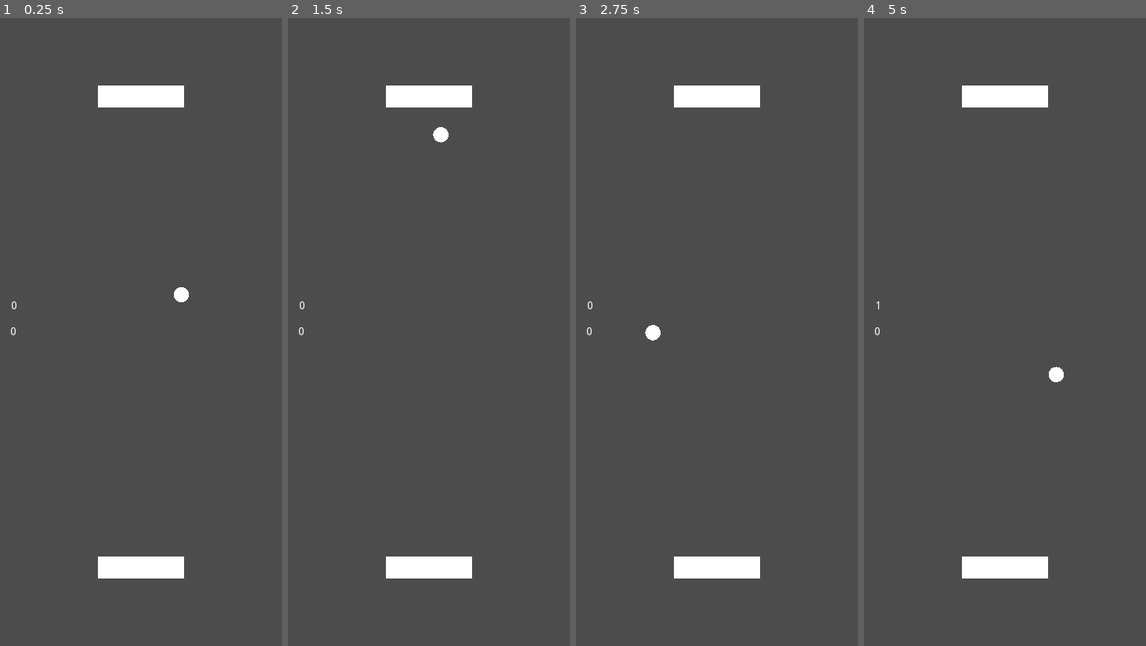
Above: before the commit, frames 1-4 (left to right).
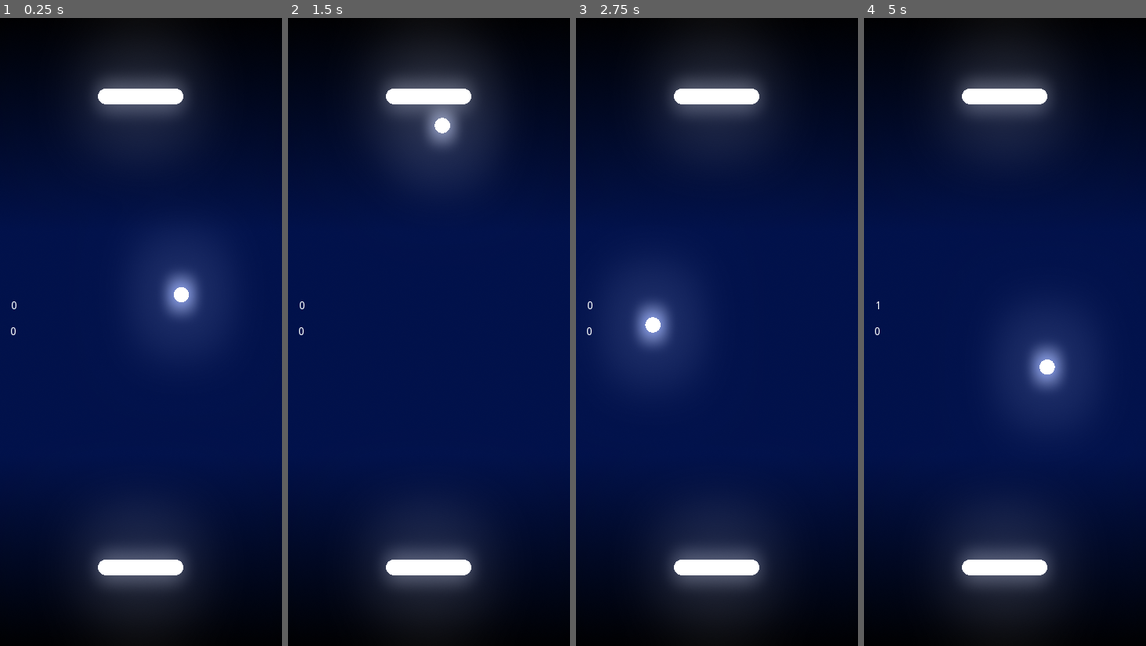
Above: after the commit, the same moments.

Repository: EmilienLeroy/DuoPong
Game: Godot game, scene res://main.tscn
The game is run twice, just before and just after one commit, with the same random seed, the same clock (stepped at 60 frames per second) and the same inputs.
Inputs (mouse positions are in pixels of both pictures, inside the frame that each line leads up to):
- Up to frame 1 (0.25 s): no input
- Up to frame 2 (1.5 s): move the mouse to (491, 300) at 0.52 s; move the mouse to (372, 363) at 1.27 s
- Up to frame 3 (2.75 s): move the mouse to (745, 193) at 2.02 s
- Up to frame 4 (5 s): move the mouse to (990, 457) at 2.77 s; move the mouse to (1089, 426) at 3.52 s; move the mouse to (920, 237) at 4.27 s

The runs differ from the first frame. In frame 1, 98% of the frame differs, in the area x 0-100%, y 0-100%; in frame 2, 98%; in frame 3, 98%; in frame 4, 98%.

Commit message:
💄 Improve style of the game

Diff:
--- /dev/null
+++ b/assets/color.gdshader
@@ -0,0 +1,8 @@
+shader_type canvas_item;
+
+uniform vec4 color : hint_color;
+
+void fragment() {
+    COLOR.rgb = color.rgb;
+    COLOR.a = texture(TEXTURE, UV).a;
+}
--- a/entities/ball/ball.tscn
+++ b/entities/ball/ball.tscn
@@ -1,6 +1,7 @@
-[gd_scene load_steps=4 format=2]
+[gd_scene load_steps=5 format=2]
 
 [ext_resource path="res://entities/ball/ball.gd" type="Script" id=1]
+[ext_resource path="res://assets/light.png" type="Texture" id=2]
 
 [sub_resource type="SphereMesh" id=1]
 
@@ -15,3 +16,9 @@
 
 [node name="Collision" type="CollisionShape2D" parent="."]
 shape = SubResource( 2 )
+
+[node name="Light2D" type="Light2D" parent="."]
+position = Vector2( -1.90735e-06, -1.90735e-06 )
+scale = Vector2( 0.0432129, 0.0432129 )
+texture = ExtResource( 2 )
+energy = 0.5
--- a/entities/player/player.tscn
+++ b/entities/player/player.tscn
@@ -1,20 +1,35 @@
-[gd_scene load_steps=4 format=2]
+[gd_scene load_steps=7 format=2]
 
 [ext_resource path="res://entities/player/player.gd" type="Script" id=1]
+[ext_resource path="res://assets/player.png" type="Texture" id=2]
+[ext_resource path="res://assets/color.gdshader" type="Shader" id=3]
 
-[sub_resource type="CubeMesh" id=1]
+[sub_resource type="ShaderMaterial" id=4]
+shader = ExtResource( 3 )
+shader_param/color = Color( 1.2, 1.2, 1.2, 1 )
 
-[sub_resource type="RectangleShape2D" id=2]
-extents = Vector2( 55, 14.5 )
+[sub_resource type="RectangleShape2D" id=1]
+extents = Vector2( 45.5, 10 )
+
+[sub_resource type="CircleShape2D" id=2]
 
 [node name="Player" type="KinematicBody2D"]
 script = ExtResource( 1 )
 
-[node name="Texture" type="MeshInstance2D" parent="."]
-position = Vector2( -0.125, 0.16129 )
-scale = Vector2( 54.875, 14.1613 )
-mesh = SubResource( 1 )
+[node name="Sprite" type="Sprite" parent="."]
+material = SubResource( 4 )
+position = Vector2( -0.437504, -0.124999 )
+scale = Vector2( 0.193041, 0.189904 )
+texture = ExtResource( 2 )
 
 [node name="Collision" type="CollisionShape2D" parent="."]
-position = Vector2( -0.25, 0.5 )
+position = Vector2( -0.5, 0 )
+shape = SubResource( 1 )
+
+[node name="CollisionLeft" type="CollisionShape2D" parent="."]
+position = Vector2( -45, 0 )
 shape = SubResource( 2 )
+
+[node name="CollisionRight" type="CollisionShape2D" parent="."]
+position = Vector2( 44, 0 )
+shape = SubResource( 2 )
--- a/main.tscn
+++ b/main.tscn
@@ -1,7 +1,24 @@
-[gd_scene load_steps=2 format=2]
+[gd_scene load_steps=4 format=2]
 
 [ext_resource path="res://scenes/game/game.tscn" type="PackedScene" id=1]
+[ext_resource path="res://assets/background.png" type="Texture" id=2]
+
+[sub_resource type="Environment" id=1]
+background_mode = 4
+glow_enabled = true
+glow_intensity = 1.0
+glow_strength = 0.95
+glow_blend_mode = 0
+glow_bicubic_upscale = true
 
 [node name="Main" type="Node2D"]
 
+[node name="Sprite" type="Sprite" parent="."]
+position = Vector2( 179.812, 399.492 )
+scale = Vector2( 0.241266, 0.241266 )
+texture = ExtResource( 2 )
+
+[node name="WorldEnvironment" type="WorldEnvironment" parent="."]
+environment = SubResource( 1 )
+
 [node name="Game" parent="." instance=ExtResource( 1 )]
--- a/project.godot
+++ b/project.godot
@@ -37,4 +37,5 @@
 
 [rendering]
 
+quality/depth/hdr.mobile=true
 environment/default_environment="res://default_env.tres"
Binary file added: assets/background.png
Not shown, added: assets/background.png.import
Binary file added: assets/light.png
Not shown, added: assets/light.png.import
Binary file added: assets/player.png
Not shown, added: assets/player.png.import
